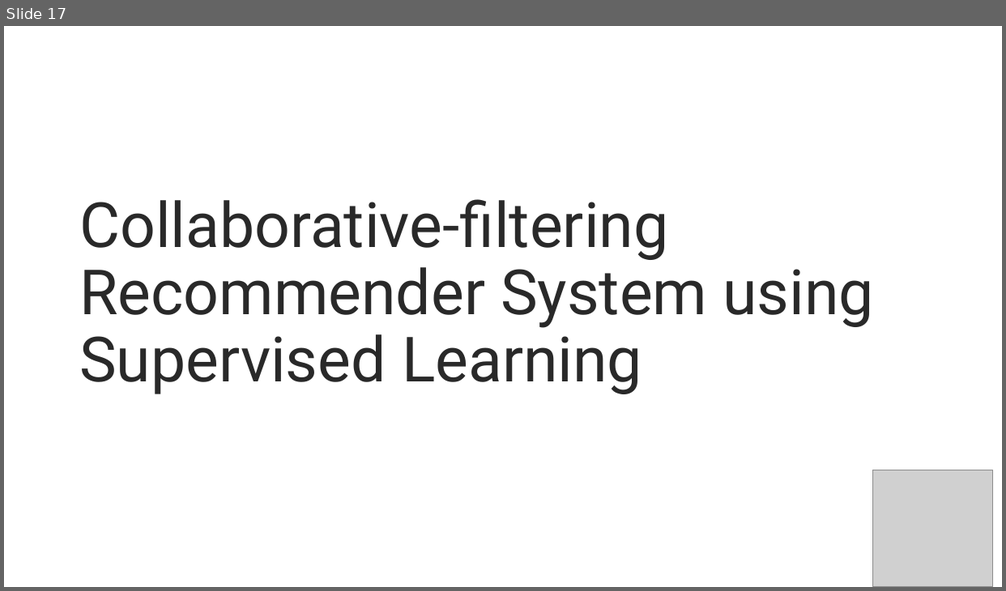
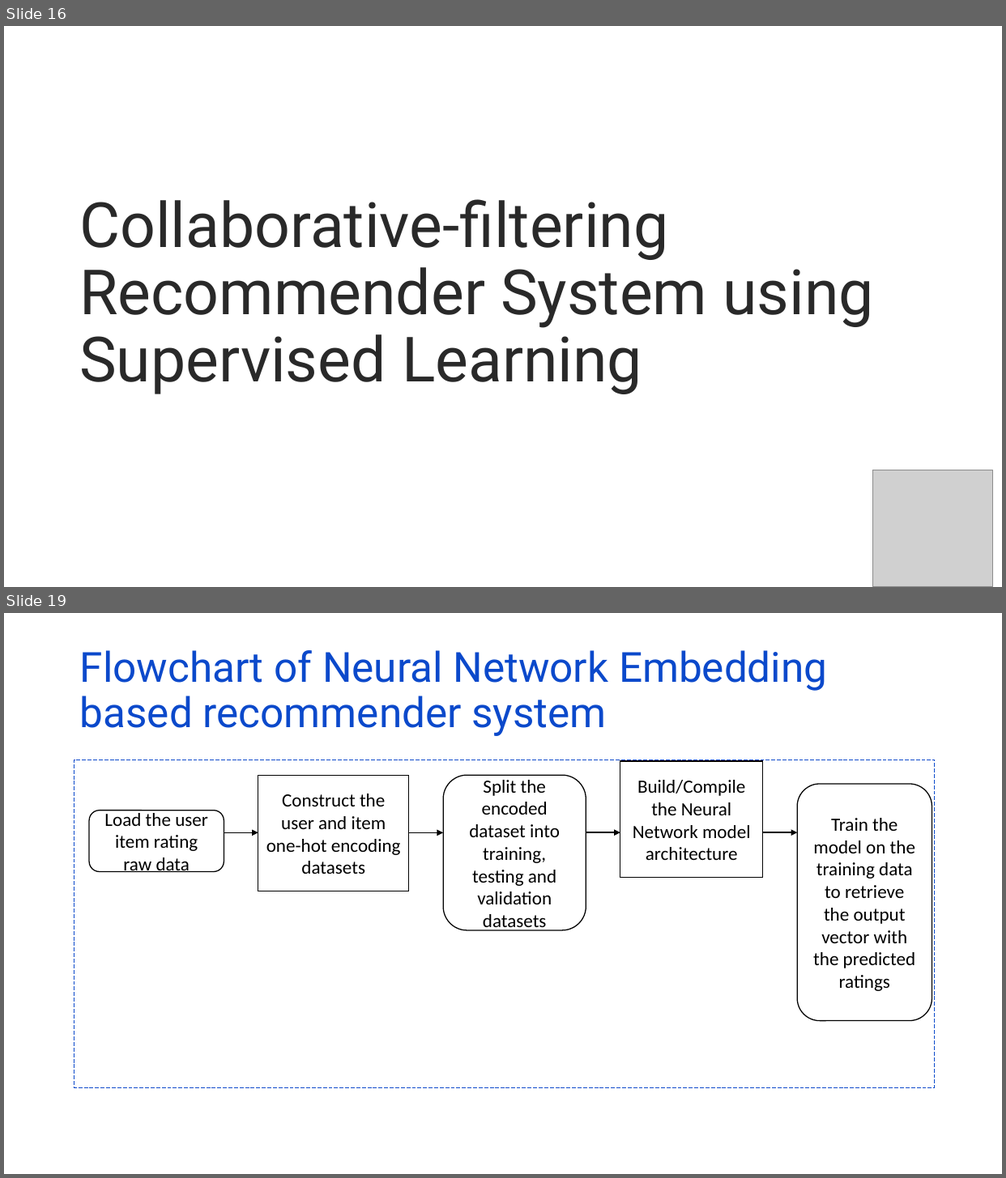
Before and after one commit to kymayodeji/ibm_ml_course, a slide deck: course6_Capstone/ml-capstone-template-coursera.pptx. Shown one above the other, each under a label of ours: slide 17 before the commit, slides 16 and 19 after it; the slides between them are not shown. The pictures are 1006x591 and 1006x1178 pixels, drawn with LibreOffice and Linux fonts; fonts in the diff are those of the drawing; grey boxes stand for pictures. Boxes give left, top, right and bottom in pixels: in the first picture for what was removed or moved away, otherwise in the second. Text is boxed around its words. In the diff, an @@ line names an element or a change of style, - is before the commit and + after.

```diff
--- a/course6_Capstone/ml-capstone-template-coursera.pptx
+++ b/course6_Capstone/ml-capstone-template-coursera.pptx
@@ slide 19 added at (x1=4, y1=613, x2=1002, y2=1174), background #FFFFFF @@
@@ title added at (x1=80, y1=650, x2=827, y2=736), 40 pt, text #0B49CB @@
+Flowchart of Neural Network Embedding based recommender system
@@ rectangle added at (x1=74, y1=760, x2=936, y2=1088), outline #0B49CB 0.75 pt dashed @@
@@ rectangle added at (x1=258, y1=776, x2=409, y2=892), fill #FFFFFF, outline #000000 1 pt, 18 pt, text #000000 @@
+Construct the user and item one-hot encoding datasets
@@ rounded rectangle added at (x1=444, y1=776, x2=586, y2=931), outline #000000 1 pt, 18 pt, text #000000 @@
+Split the encoded dataset into training, testing and validation datasets
@@ rectangle added at (x1=620, y1=761, x2=763, y2=877), fill #FFFFFF, outline #000000 1 pt, 18 pt, text #000000 @@
+Build/Compile the Neural Network model architecture
@@ rounded rectangle added at (x1=798, y1=784, x2=932, y2=1021), outline #000000 1 pt, 18 pt, text #000000 @@
+Train the model on the training data to retrieve the output vector with the predicted ratings
@@ rounded rectangle added at (x1=89, y1=811, x2=224, y2=872), outline #000000 1 pt, 18 pt, text #000000 @@
+Load the user item rating raw data
@@ arrow added from (224, 833) to (258, 833), #000000 1.25 pt @@
@@ arrow added from (409, 833) to (444, 833), #000000 1.25 pt @@
@@ arrow added from (586, 833) to (620, 833), #000000 1.25 pt @@
@@ arrow added from (763, 833) to (798, 833), #000000 1.25 pt @@
@@ what was slide 17 is now slide 16 @@
```
Also in this commit, not shown: 6 slides changed, 6 other slides added, 8 slides removed, 9 other files.
